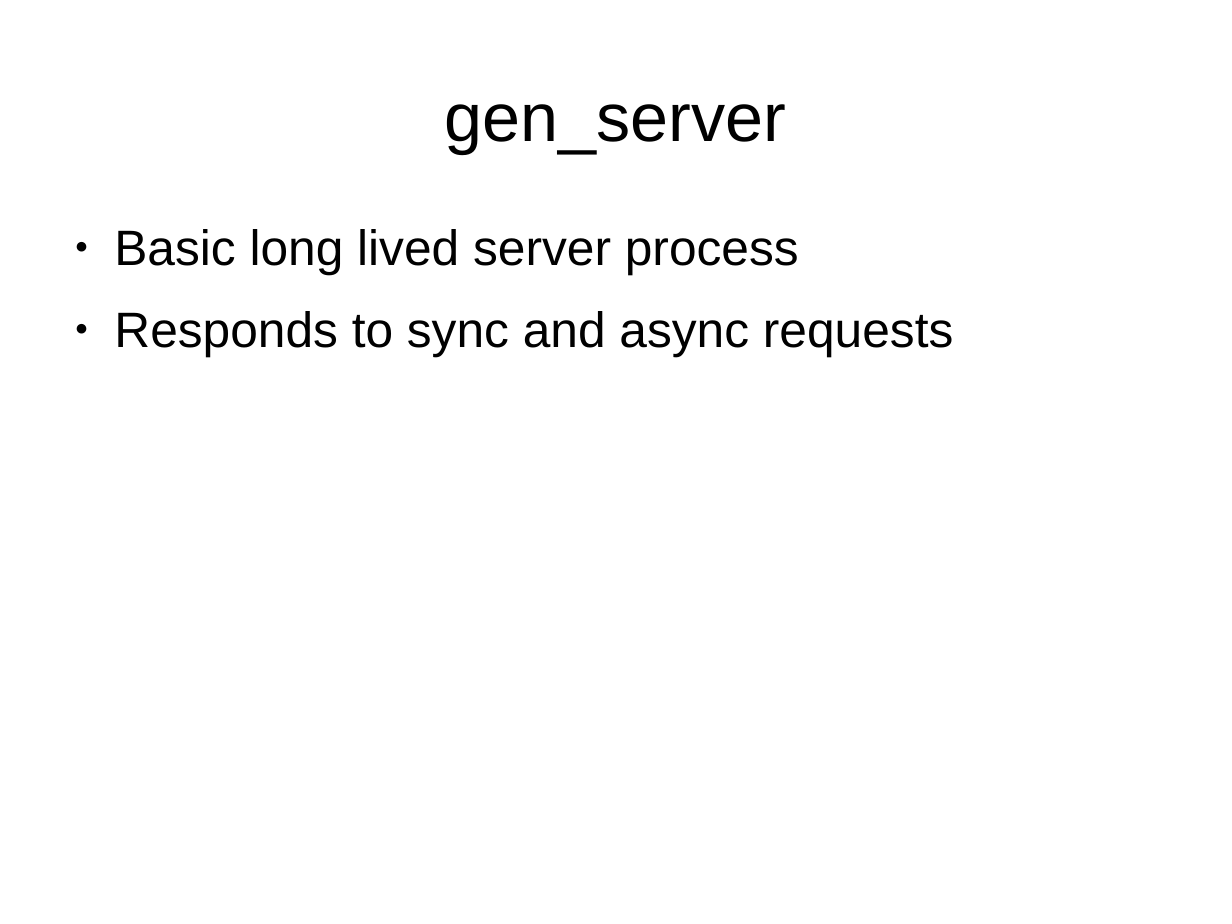
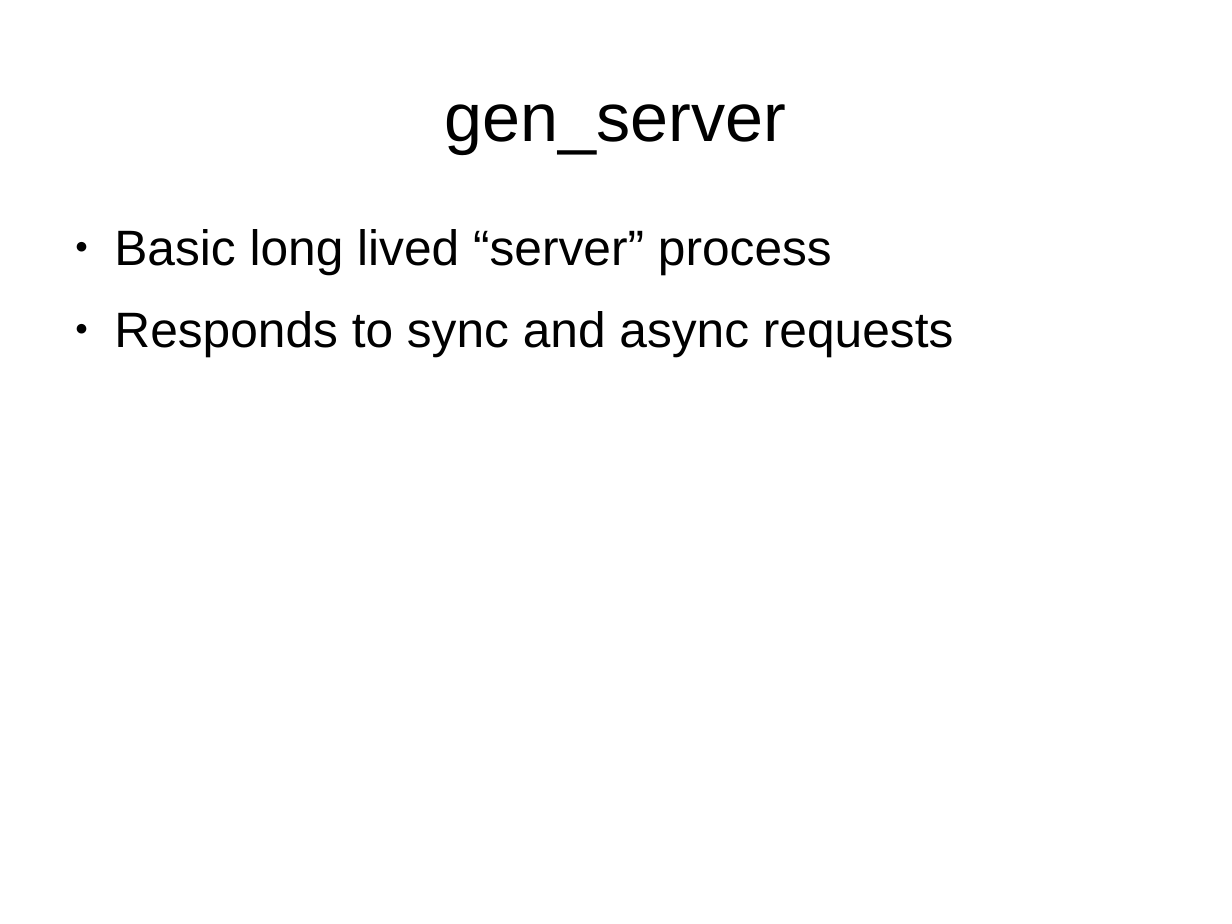
Before and after one commit to bernardd/OTPworkshop, a slide deck: slide 6 of Slides.odp (slide 5 before the commit). Drawn at 1232x924 pixels with LibreOffice and Linux fonts; fonts in the diff are those of the drawing. Boxes give left, top, right and bottom in pixels: in the first picture for what was removed or moved away, otherwise in the second. Text is boxed around its words. In the diff, an @@ line names an element or a change of style, - is before the commit and + after.

```diff
--- a/Slides.odp
+++ b/Slides.odp
@@ text at (x1=114, y1=229, x2=832, y2=275): text changed @@
-● Basic long lived server process
+● Basic long lived “server” process
```
Also in this commit, not shown: 1 other slide changed, 4 slides added, 3 slides removed.
